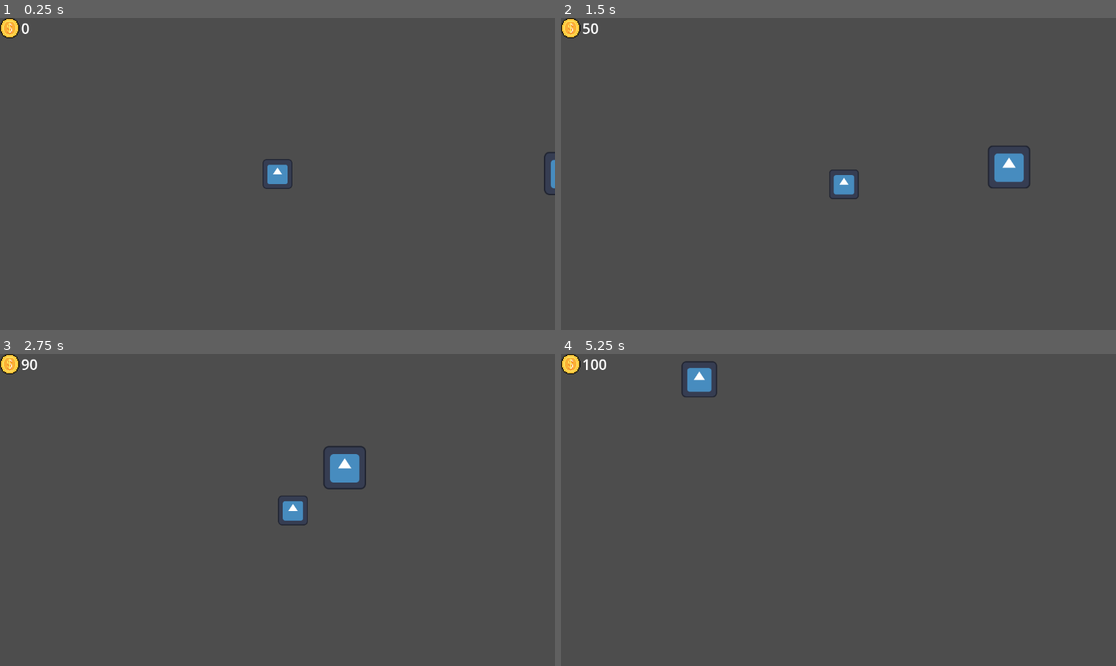
Above: before the commit, frames 1-4 (two rows, left to right).
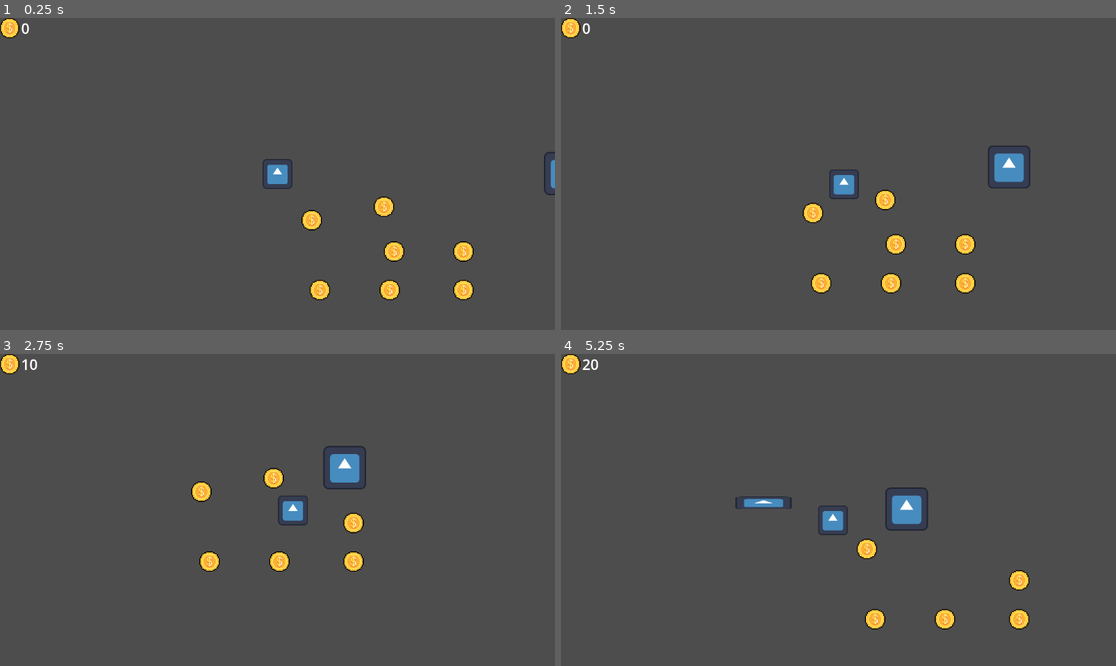
Above: after the commit, the same moments.

Repository: Diviyan20/GGJ
Game: Godot game, scene res://Scene/test_scene.tscn
Same seed, same stepped clock (60 frames per second), same inputs: the game is played once before the commit and once after it. The engine's default icon, where the game draws it, is replaced by a stand-in: a white triangle on a blue panel in a dark square.
Inputs:
- Up to frame 1 (0.25 s): no input
- Up to frame 2 (1.5 s): tap Enter (ui_accept) at 0.5, 0.77, 0.8, 1.07, 1.35 s; hold Right (ui_right) 0.53-1.28 s; hold E (interact, bound only after the commit) 0.53-1.28 s; hold Down (ui_down) from 1.28 s (still down)
- Up to frame 3 (2.75 s): tap Enter (ui_accept) at 1.52, 1.82, 2.3 s; tap E (interact, bound only after the commit) at 1.55 s; release Down (ui_down) at 2.03 s; hold Right (ui_right) from 2.03 s (still down); hold Space (Attack) from 2.03 s (still down)
- Up to frame 4 (5.25 s): release Right (ui_right) at 2.78 s; release Space (Attack) at 2.78 s; hold Up (ui_up) 2.78-3.53 s; tap E (interact, bound only after the commit) at 2.85, 4.55 s; tap Enter (ui_accept) at 3.02, 3.32, 3.77, 3.8, 4.07, 4.35, 4.52, 4.82 s; hold E (interact, bound only after the commit) 3.53-4.28 s; hold Left (ui_left) 3.53-5.03 s; tap Escape (ui_cancel) at 4.15 s; hold Down (ui_down) from 5.03 s (still down); hold Space (Attack) from 5.03 s (still down)

The runs differ from the first frame. In frame 1, 1.4% of the frame differs, in the area x 54-86%, y 57-91%; in frame 2, 1.4%; in frame 3, 1.2%; in frame 4, 2.7%, in the area x 3-85%, y 1-89%.

Commit message:
Merchant System

Diff:
--- a/Isaac_Project/Data/Masks/Godot Mask/GodotMask.tres
+++ b/Isaac_Project/Data/Masks/Godot Mask/GodotMask.tres
@@ -1,12 +1,13 @@
 [gd_resource type="Resource" script_class="MaskData" format=3 uid="uid://cjjoyodi8qa4k"]
 
-[ext_resource type="Script" uid="uid://coskmirg14acb" path="res://Data/Masks/MaskData.gd" id="1_imqon"]
+[ext_resource type="Script" uid="uid://coskmirg14acb" path="res://Data/Masks/MaskData.gd" id="1_m5bkw"]
 
 [resource]
-script = ExtResource("1_imqon")
+script = ExtResource("1_m5bkw")
 mask_name = "Godot"
 attack_damage = 25
 attack_cooldown = 1.0
 speed_multiplier = 0.8
 has_shield = true
+strong_against = "Na"
 metadata/_custom_type_script = "uid://coskmirg14acb"
--- a/Isaac_Project/Player/player.gd
+++ b/Isaac_Project/Player/player.gd
@@ -88,15 +88,6 @@
 	if event.is_action_pressed("Attack"):
 		perform_attack()
 
-	if event.is_action_pressed("ui_accept"):
-		take_damage(10)
-
-	if event.is_action_pressed("ui_accept"):
-		add_money(10)
-
-	if event.is_action_pressed("ui_cancel"):
-		spend_money(5)
-
 func perform_attack():
 	if not can_attack or current_mask == null:
 		return
@@ -154,9 +145,8 @@
 	return money >= amount
 
 func spend_money(amount: int) -> bool:
-	if not can_afford(amount):
+	if money < amount:
 		return false
-
 	money -= amount
 	update_money_ui()
 	return true
--- a/Isaac_Project/Player/player.tscn
+++ b/Isaac_Project/Player/player.tscn
@@ -2,7 +2,8 @@
 
 [ext_resource type="Script" uid="uid://dnvxvk3mocoyj" path="res://Player/player.gd" id="1_4ntmi"]
 [ext_resource type="Texture2D" uid="uid://bt3d14fa56vkj" path="res://icon.svg" id="2_btcbx"]
-[ext_resource type="Resource" uid="uid://bbalv8ihnk3lm" path="res://Data/Masks/Wolf/WolfMask.tres" id="2_gwnis"]
+[ext_resource type="Resource" uid="uid://d1fu15gvdvrq8" path="res://Data/Masks/Native/NativeMask.tres" id="2_gwnis"]
+[ext_resource type="PackedScene" uid="uid://bmgqtdlahgdgj" path="res://Data/Masks/Native/spear.tscn" id="3_k53q1"]
 
 [sub_resource type="RectangleShape2D" id="RectangleShape2D_4ntmi"]
 size = Vector2(121, 120)
@@ -13,6 +14,7 @@
 [node name="Player" type="CharacterBody2D" unique_id=125716725 groups=["player"]]
 script = ExtResource("1_4ntmi")
 starting_mask = ExtResource("2_gwnis")
+spear_scene = ExtResource("3_k53q1")
 move_speed = 150.0
 
 [node name="Sprite2D" type="Sprite2D" parent="." unique_id=960359477]
--- /dev/null
+++ b/Isaac_Project/Prefab/Coin/coin.tscn
@@ -0,0 +1,18 @@
+[gd_scene format=3 uid="uid://d1ioqt70005jd"]
+
+[ext_resource type="Script" uid="uid://dwf7wy20akk1o" path="res://coin.gd" id="1_egnin"]
+[ext_resource type="Texture2D" uid="uid://da0fxodvc6w8t" path="res://Image/Coins.png" id="2_yljec"]
+
+[sub_resource type="CircleShape2D" id="CircleShape2D_2bc3w"]
+radius = 89.050545
+
+[node name="Coin" type="Area2D" unique_id=255495991]
+scale = Vector2(0.1, 0.1)
+script = ExtResource("1_egnin")
+
+[node name="Sprite2D" type="Sprite2D" parent="." unique_id=282021111]
+scale = Vector2(0.5, 0.5)
+texture = ExtResource("2_yljec")
+
+[node name="CollisionShape2D" type="CollisionShape2D" parent="." unique_id=1773694106]
+shape = SubResource("CircleShape2D_2bc3w")
--- /dev/null
+++ b/Isaac_Project/Prefab/Merchant/merchant.gd
@@ -0,0 +1,49 @@
+extends Area2D
+
+@export var masks_for_sale: Array[MaskData]
+@export var prices: Dictionary[String, int] = {}
+
+var player_in_range: Node = null
+
+func _ready():
+	connect("body_entered", _on_body_entered)
+	connect("body_exited", _on_body_exited)
+
+func _on_body_entered(body):
+	if body.has_method("equip_mask"):
+		player_in_range = body
+
+func _on_body_exited(body):
+	if body == player_in_range:
+		player_in_range = null
+
+func _input(event):
+	if event.is_action_pressed("interact") and player_in_range:
+		open_shop(player_in_range)
+
+func open_shop(player):
+	var available_masks = get_available_masks(player)
+
+	if available_masks.is_empty():
+		print("Merchant: You already have all my masks!")
+		return
+
+	# TEMP: buy first available mask
+	var mask = available_masks[0]
+	var price = prices.get(mask.mask_name, 0)
+
+	if player.spend_money(price):
+		player.equip_mask(mask)
+		print("Bought:", mask.mask_name)
+	else:
+		print("Not enough money!")
+
+func get_available_masks(player) -> Array:
+	var result: Array = []
+
+	for mask in masks_for_sale:
+		if player.current_mask == null:
+			result.append(mask)
+		elif mask.mask_name != player.current_mask.mask_name:
+			result.append(mask)
+	return result
--- /dev/null
+++ b/Isaac_Project/Prefab/Merchant/merchant.tscn
@@ -0,0 +1,28 @@
+[gd_scene format=3 uid="uid://7hvw7bwrh5pu"]
+
+[ext_resource type="Script" uid="uid://tn6wyk23hgll" path="res://Prefab/Merchant/merchant.gd" id="1_g267c"]
+[ext_resource type="Texture2D" uid="uid://bv58jscfljw6g" path="res://Image/Merchant.png" id="1_pjjhi"]
+[ext_resource type="Script" uid="uid://coskmirg14acb" path="res://Data/Masks/MaskData.gd" id="2_lns8s"]
+[ext_resource type="Resource" uid="uid://d1fu15gvdvrq8" path="res://Data/Masks/Native/NativeMask.tres" id="3_48bui"]
+[ext_resource type="Resource" uid="uid://bbalv8ihnk3lm" path="res://Data/Masks/Wolf/WolfMask.tres" id="4_jwkd6"]
+[ext_resource type="Resource" uid="uid://cjjoyodi8qa4k" path="res://Data/Masks/Godot Mask/GodotMask.tres" id="5_5ub8i"]
+
+[sub_resource type="RectangleShape2D" id="RectangleShape2D_g267c"]
+size = Vector2(47, 62)
+
+[node name="Merchant" type="Area2D" unique_id=657056221]
+script = ExtResource("1_g267c")
+masks_for_sale = Array[ExtResource("2_lns8s")]([ExtResource("3_48bui"), ExtResource("4_jwkd6"), ExtResource("5_5ub8i")])
+prices = Dictionary[String, int]({
+"Godot": 80,
+"Native": 20,
+"Wolf": 40
+})
+
+[node name="Sprite2D" type="Sprite2D" parent="." unique_id=728673942]
+scale = Vector2(0.2, 0.2)
+texture = ExtResource("1_pjjhi")
+
+[node name="CollisionShape2D" type="CollisionShape2D" parent="." unique_id=262659617]
+position = Vector2(2, 0)
+shape = SubResource("RectangleShape2D_g267c")
--- a/Isaac_Project/Scene/test_scene.tscn
+++ b/Isaac_Project/Scene/test_scene.tscn
@@ -1,10 +1,9 @@
 [gd_scene format=3 uid="uid://b8408nsgkhbm4"]
 
 [ext_resource type="PackedScene" uid="uid://bq2hv47pjku75" path="res://Player/player.tscn" id="1_jy2en"]
-[ext_resource type="Resource" uid="uid://d1fu15gvdvrq8" path="res://Data/Masks/Native/NativeMask.tres" id="2_w5jy8"]
-[ext_resource type="PackedScene" uid="uid://bmgqtdlahgdgj" path="res://Data/Masks/Native/spear.tscn" id="2_wqv7g"]
 [ext_resource type="PackedScene" uid="uid://4aflmlsyibuj" path="res://Player/enemy.tscn" id="4_huixf"]
 [ext_resource type="PackedScene" uid="uid://dumuukb74f7pi" path="res://UI/HUD.tscn" id="5_xdm7g"]
+[ext_resource type="PackedScene" uid="uid://d1ioqt70005jd" path="res://Prefab/Coin/coin.tscn" id="6_yg8v8"]
 
 [node name="TestScene" type="Node2D" unique_id=655981568]
 
@@ -12,8 +11,6 @@
 position = Vector2(0, 1)
 motion_mode = 1
 up_direction = Vector2(0.7071068, -0.7071068)
-starting_mask = ExtResource("2_w5jy8")
-spear_scene = ExtResource("2_wqv7g")
 
 [node name="Enemy" parent="." unique_id=1648478892 node_paths=PackedStringArray("attacker", "target") instance=ExtResource("4_huixf")]
 position = Vector2(518, 0)
@@ -21,3 +18,31 @@
 target = NodePath("../Player")
 
 [node name="HUD" parent="." unique_id=1642666173 instance=ExtResource("5_xdm7g")]
+
+[node name="Coin" parent="." unique_id=255495991 instance=ExtResource("6_yg8v8")]
+position = Vector2(202, 135)
+scale = Vector2(0.2, 0.2)
+
+[node name="Coin2" parent="." unique_id=388696007 instance=ExtResource("6_yg8v8")]
+position = Vector2(322, 135)
+scale = Vector2(0.2, 0.2)
+
+[node name="Coin3" parent="." unique_id=353925020 instance=ExtResource("6_yg8v8")]
+position = Vector2(322, 202)
+scale = Vector2(0.2, 0.2)
+
+[node name="Coin4" parent="." unique_id=762434674 instance=ExtResource("6_yg8v8")]
+position = Vector2(194, 202)
+scale = Vector2(0.2, 0.2)
+
+[node name="Coin5" parent="." unique_id=1347898840 instance=ExtResource("6_yg8v8")]
+position = Vector2(73.00001, 202)
+scale = Vector2(0.2, 0.2)
+
+[node name="Coin6" parent="." unique_id=1269074879 instance=ExtResource("6_yg8v8")]
+position = Vector2(59, 81.00001)
+scale = Vector2(0.2, 0.2)
+
+[node name="Coin7" parent="." unique_id=1183897344 instance=ExtResource("6_yg8v8")]
+position = Vector2(184, 58)
+scale = Vector2(0.2, 0.2)
--- /dev/null
+++ b/Isaac_Project/coin.gd
@@ -0,0 +1,11 @@
+extends Area2D
+
+@export var value := 10
+
+func _ready():
+	connect("body_entered", _on_body_entered)
+
+func _on_body_entered(body):
+	if body.has_method("add_money"):
+		body.add_money(value)
+		queue_free()
--- a/Isaac_Project/project.godot
+++ b/Isaac_Project/project.godot
@@ -54,6 +54,11 @@
 "events": [Object(InputEventKey,"resource_local_to_scene":false,"resource_name":"","device":0,"window_id":0,"alt_presse …(189 unchanged characters)…
 ]
 }
+interact={
+"deadzone": 0.2,
+"events": [Object(InputEventKey,"resource_local_to_scene":false,"resource_name":"","device":-1,"window_id":0,"alt_pressed":false,"shift_pressed":false,"ctrl_pressed":false,"meta_pressed":false,"pressed":false,"keycode":0,"physical_keycode":69,"key_label":0,"unicode":101,"location":0,"echo":false,"script":null)
+]
+}
 
 [physics]
 
Not shown: 1 places in Isaac_Project/Data/Masks/Native/NativeMask.tres that only renumber resources
Binary file added: Isaac_Project/Image/Merchant.png
Not shown, added: Isaac_Project/Image/Merchant.png.import
Not shown, added: Isaac_Project/Prefab/Merchant/merchant.gd.uid
Not shown, added: Isaac_Project/coin.gd.uid
